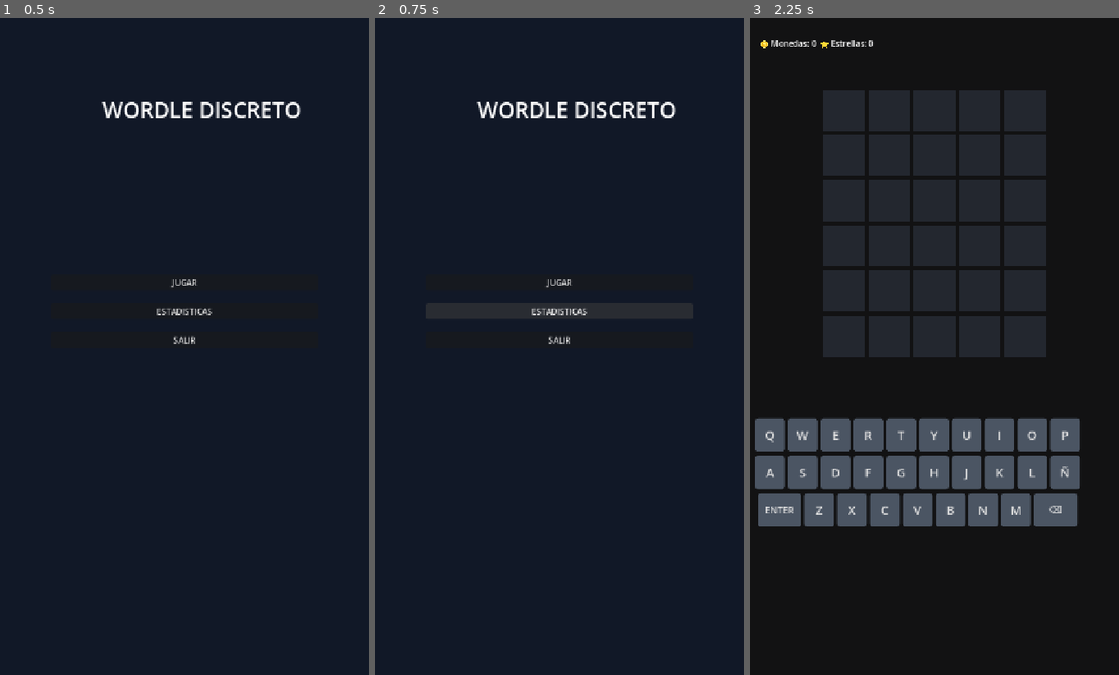
Above: before the commit, frames 1-3 (left to right).
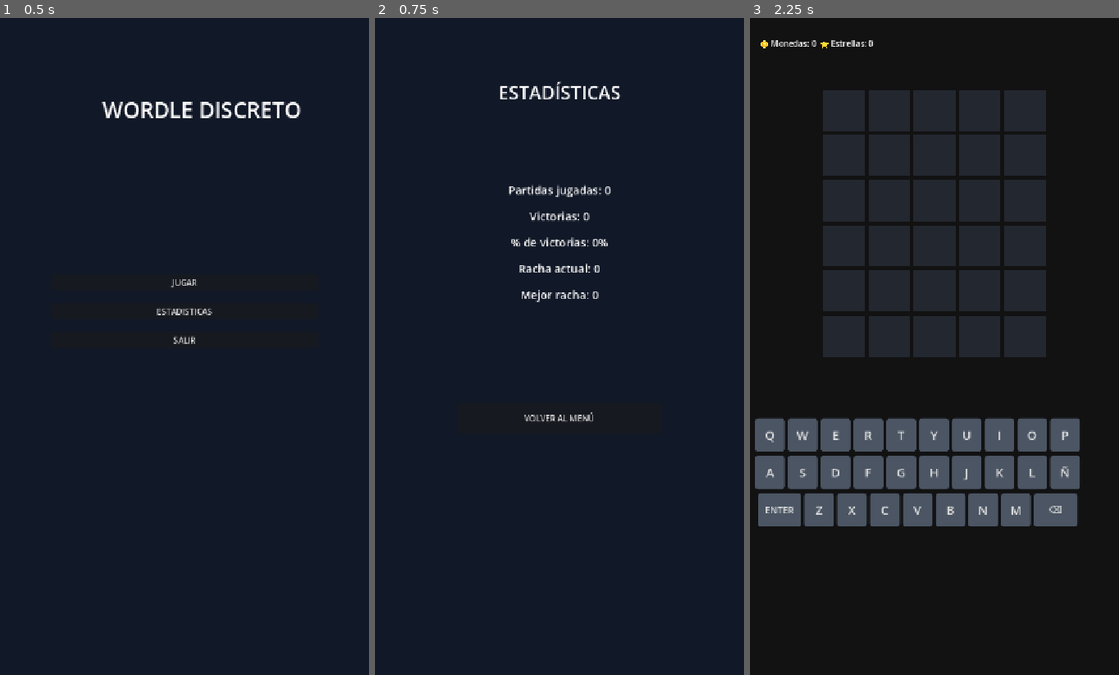
Above: after the commit, the same moments.

Repository: felipe1208-prog/Wordle-pro
Game: Godot game, scene res://scenes/ui/MainMenu.tscn
Same seed, same stepped clock (60 frames per second), same inputs: the game is played once before the commit and once after it.
Inputs (mouse positions are in pixels of both pictures, inside the frame that each line leads up to):
- Up to frame 1 (0.5 s): no input
- Up to frame 2 (0.75 s): click "ESTADISTICAS" at 0.5 s
- Up to frame 3 (2.25 s): click (934, 418) at 1.25 s, where only the run after the commit has a clickable "VOLVER AL MENÚ"; click "JUGAR" at 2 s

Frame 1 is identical in both runs. In frame 2, 2.4% of the frame differs, in the area x 27-82%, y 9-62%; in frame 3, nothing differs.

Commit message:
feat: persistencia de datos local en json y pantalla visual de estadisticas completada

Diff:
--- a/wordle-discreto/scenes/game/Game.tscn
+++ b/wordle-discreto/scenes/game/Game.tscn
@@ -42,6 +42,8 @@
 [node name="Keyboard" parent="." unique_id=611323173 instance=ExtResource("3_vrspl")]
 layout_mode = 0
 anchors_preset = 0
+anchor_right = 0.0
+anchor_bottom = 0.0
 offset_left = 10.0
 offset_top = 780.0
 offset_right = -10.0
--- a/wordle-discreto/scenes/game/PlayerData.gd
+++ b/wordle-discreto/scenes/game/PlayerData.gd
@@ -1,27 +1,133 @@
 extends Node
 
-# Variables globales persistentes
+signal economy_updated(new_coins: int, new_stars: int)
+signal stats_updated
+
+const SAVE_PATH: String = "user://save_data.json"
+
+# Variables de economía
 var coins: int = 0
 var stars: int = 0
+
+# Variables de estadísticas
+var games_played: int = 0
 var games_won: int = 0
+var current_streak: int = 0
+var max_streak: int = 0
 
-signal economy_updated(new_coins: int, new_stars: int)
+func _ready() -> void:
+	# Cargar datos guardados automáticamente al iniciar el juego
+	load_data()
 
 func add_reward_for_win(attempts_used: int) -> void:
-	# A menor cantidad de intentos usados, mayor recompensa de monedas y estrellas
-	var coins_earned = 50 + ((6 - attempts_used) * 10) # Ej: Ganar en el intento 1 da 100 monedas
-	var stars_earned = max(1, 4 - (attempts_used / 2)) # De 1 a 3 estrellas
+	var coins_earned = 0
+	var stars_earned = 0
+
+	match attempts_used:
+		1:
+			coins_earned = 100
+			stars_earned = 5
+		2:
+			coins_earned = 80
+			stars_earned = 4
+		3:
+			coins_earned = 60
+			stars_earned = 3
+		4:
+			coins_earned = 40
+			stars_earned = 2
+		5:
+			coins_earned = 20
+			stars_earned = 1
+		6:
+			coins_earned = 10
+			stars_earned = 1
 
 	coins += coins_earned
 	stars += stars_earned
+
+	games_played += 1
 	games_won += 1
+	current_streak += 1
+	if current_streak > max_streak:
+		max_streak = current_streak
+
+	print("--- VICTORIA REGISTRADA ---")
+	print("Monedas totales: ", coins, " | Estrellas: ", stars)
+	print("Jugadas: ", games_played, " | Ganadas: ", games_won, " | Racha actual: ", current_streak, " | Racha Máx: ", max_streak)
 
 	economy_updated.emit(coins, stars)
-	print("Recompensa otorgada: +", coins_earned, " monedas | +", stars_earned, " estrellas.")
-	print("Total actual: Monedas = ", coins, " | Estrellas = ", stars)
+	stats_updated.emit()
+
+	# Guardar en disco tras ganar
+	save_data()
+
+func register_loss() -> void:
+	games_played += 1
+	current_streak = 0
+
+	print("--- DERROTA REGISTRADA ---")
+	print("Jugadas: ", games_played, " | Ganadas: ", games_won, " | Racha cortada a 0")
+
+	stats_updated.emit()
+
+	# Guardar en disco tras perder
+	save_data()
+
+func save_data() -> void:
+	var data_to_save: Dictionary = {
+		"coins": coins,
+		"stars": stars,
+		"games_played": games_played,
+		"games_won": games_won,
+		"current_streak": current_streak,
+		"max_streak": max_streak
+	}
+
+	var file = FileAccess.open(SAVE_PATH, FileAccess.WRITE)
+	if file:
+		var json_string = JSON.stringify(data_to_save, "\t")
+		file.store_string(json_string)
+		file.close()
+		print("Datos guardados exitosamente en: ", SAVE_PATH)
+	else:
+		print("Error al intentar guardar datos en el archivo.")
+
+func load_data() -> void:
+	if not FileAccess.file_exists(SAVE_PATH):
+		print("No se encontró archivo previo de guardado. Se inicia partida nueva.")
+		return
+
+	var file = FileAccess.open(SAVE_PATH, FileAccess.READ)
+	if file:
+		var content = file.get_as_text()
+		file.close()
+
+		var parsed = JSON.parse_string(content)
+		if parsed is Dictionary:
+			coins = parsed.get("coins", 0)
+			stars = parsed.get("stars", 0)
+			games_played = parsed.get("games_played", 0)
+			games_won = parsed.get("games_won", 0)
+			current_streak = parsed.get("current_streak", 0)
+			max_streak = parsed.get("max_streak", 0)
+
+			print("--- DATOS CARGADOS DESDE DISCO ---")
+			print("Monedas: ", coins, " | Estrellas: ", stars)
+			print("Jugadas: ", games_played, " | Ganadas: ", games_won, " | Racha Máx: ", max_streak)
+
+			economy_updated.emit(coins, stars)
+			stats_updated.emit()
+		else:
+			print("El archivo de guardado no tiene formato válido.")
 
 func reset_progress() -> void:
 	coins = 0
 	stars = 0
+	games_played = 0
 	games_won = 0
+	current_streak = 0
+	max_streak = 0
+	save_data()
 	economy_updated.emit(coins, stars)
+	stats_updated.emit()
--- a/wordle-discreto/scenes/ui/MainMenu.gd
+++ b/wordle-discreto/scenes/ui/MainMenu.gd
@@ -5,7 +5,6 @@
 @onready var exit_button: Button = $MenuContainer/ExitButton if has_node("MenuContainer/ExitButton") else null
 
 func _ready() -> void:
-	# Si las rutas de los nodos no coincidieran exactamente, intentamos buscarlos por tipo
 	if play_button == null:
 		var buttons = find_children("*", "Button", true)
 		if buttons.size() >= 1: play_button = buttons[0]
@@ -23,7 +22,7 @@
 	get_tree().change_scene_to_file("res://scenes/game/Game.tscn")
 
 func _on_stats_pressed() -> void:
-	print("Pantalla de estadísticas en desarrollo...")
+	get_tree().change_scene_to_file("res://scenes/ui/StatsMenu.tscn")
 
 func _on_exit_pressed() -> void:
 	get_tree().quit()
--- /dev/null
+++ b/wordle-discreto/scenes/ui/StatsMenu.gd
@@ -0,0 +1,38 @@
+extends Control
+
+@onready var played_label: Label = $StatsContainer/PlayedLabel
+@onready var won_label: Label = $StatsContainer/WonLabel
+@onready var win_rate_label: Label = $StatsContainer/WinRateLabel
+@onready var current_streak_label: Label = $StatsContainer/CurrentStreakLabel
+@onready var max_streak_label: Label = $StatsContainer/MaxStreakLabel
+@onready var back_button: Button = $BackButton
+
+func _ready() -> void:
+	if back_button:
+		back_button.pressed.connect(_on_back_pressed)
+
+	update_stats_display()
+
+func update_stats_display() -> void:
+	var played: int = PlayerData.games_played
+	var won: int = PlayerData.games_won
+	var current_stk: int = PlayerData.current_streak
+	var max_stk: int = PlayerData.max_streak
+
+	var win_rate: int = 0
+	if played > 0:
+		win_rate = int((float(won) / float(played)) * 100.0)
+
+	if played_label:
+		played_label.text = "Partidas jugadas: " + str(played)
+	if won_label:
+		won_label.text = "Victorias: " + str(won)
+	if win_rate_label:
+		win_rate_label.text = "% de victorias: " + str(win_rate) + "%"
+	if current_streak_label:
+		current_streak_label.text = "Racha actual: " + str(current_stk)
+	if max_streak_label:
+		max_streak_label.text = "Mejor racha: " + str(max_stk)
+
+func _on_back_pressed() -> void:
+	get_tree().change_scene_to_file("res://scenes/ui/MainMenu.tscn")
--- /dev/null
+++ b/wordle-discreto/scenes/ui/StatsMenu.tscn
@@ -0,0 +1,81 @@
+[gd_scene format=3 uid="uid://dpfimthpmajgr"]
+
+[ext_resource type="Script" uid="uid://be2b85a0187nu" path="res://scenes/ui/StatsMenu.gd" id="1_gq0qo"]
+
+[node name="StatsMenu" type="Control" unique_id=529208425]
+layout_mode = 3
+anchors_preset = 15
+anchor_right = 1.0
+anchor_bottom = 1.0
+grow_horizontal = 2
+grow_vertical = 2
+script = ExtResource("1_gq0qo")
+
+[node name="ColorRect" type="ColorRect" parent="." unique_id=886254485]
+layout_mode = 1
+anchors_preset = 15
+anchor_right = 1.0
+anchor_bottom = 1.0
+grow_horizontal = 2
+grow_vertical = 2
+color = Color(0.06666667, 0.09411765, 0.15294118, 1)
+
+[node name="TitleLabel" type="Label" parent="." unique_id=49897836]
+layout_mode = 1
+anchors_preset = 5
+anchor_left = 0.5
+anchor_right = 0.5
+offset_left = -119.5
+offset_top = 120.0
+offset_right = 119.5
+offset_bottom = 170.0
+grow_horizontal = 2
+theme_override_font_sizes/font_size = 36
+text = "ESTADÍSTICAS"
+horizontal_alignment = 1
+
+[node name="StatsContainer" type="VBoxContainer" parent="." unique_id=336964644]
+layout_mode = 0
+offset_left = 60.0
+offset_top = 320.0
+offset_right = 660.0
+offset_bottom = 620.0
+theme_override_constants/separation = 20
+
+[node name="PlayedLabel" type="Label" parent="StatsContainer" unique_id=276125650]
+layout_mode = 2
+theme_override_font_sizes/font_size = 22
+text = "Partidas Jugadas: 0"
+horizontal_alignment = 1
+
+[node name="WonLabel" type="Label" parent="StatsContainer" unique_id=1087534952]
+layout_mode = 2
+theme_override_font_sizes/font_size = 22
+text = "Victorias: 0"
+horizontal_alignment = 1
+
+[node name="WinRateLabel" type="Label" parent="StatsContainer" unique_id=1383833578]
+layout_mode = 2
+theme_override_font_sizes/font_size = 22
+text = "% de victorias: 0%"
+horizontal_alignment = 1
+
+[node name="CurrentStreakLabel" type="Label" parent="StatsContainer" unique_id=1611728063]
+layout_mode = 2
+theme_override_font_sizes/font_size = 22
+text = "Racha Actual: 0"
+horizontal_alignment = 1
+
+[node name="MaxStreakLabel" type="Label" parent="StatsContainer" unique_id=524866350]
+layout_mode = 2
+theme_override_font_sizes/font_size = 22
+text = "Mejor Racha: 0"
+horizontal_alignment = 1
+
+[node name="BackButton" type="Button" parent="." unique_id=774923838]
+layout_mode = 0
+offset_left = 160.0
+offset_top = 750.0
+offset_right = 560.0
+offset_bottom = 810.0
+text = "VOLVER AL MENÚ"
Not shown, added: wordle-discreto/scenes/ui/StatsMenu.gd.uid
